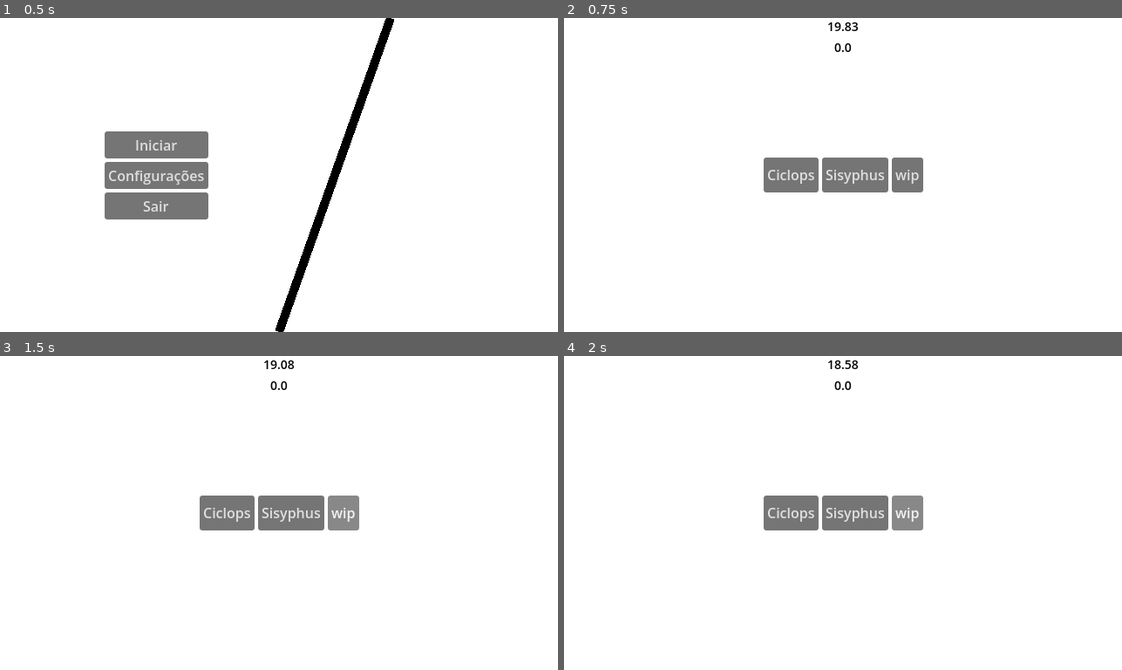
Above: before the commit, frames 1-4 (two rows, left to right).
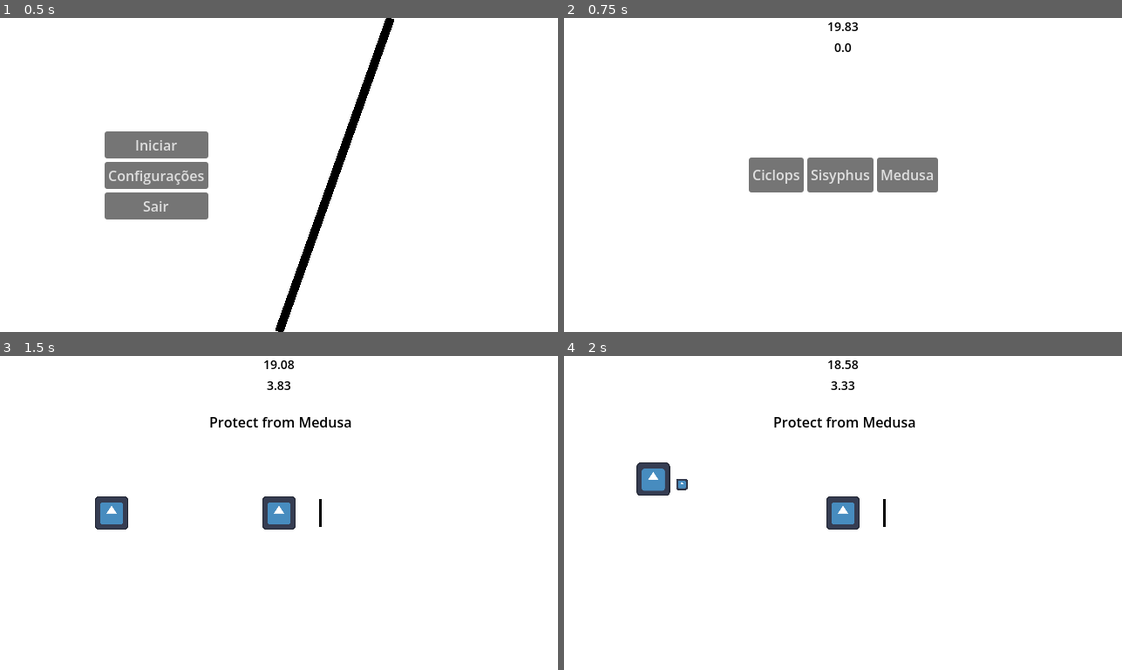
Above: after the commit, the same moments.

Repository: Magistratus-Studio/gmtk
Game: Godot game, scene res://Cenas/minigame_manager_scene.tscn
The game is run twice, just before and just after one commit, with the same random seed, the same clock (stepped at 60 frames per second) and the same inputs. The engine's default icon, where the game draws it, is replaced by a stand-in: a white triangle on a blue panel in a dark square.
Inputs:
- Up to frame 1 (0.5 s): no input
- Up to frame 2 (0.75 s): click "Iniciar" at 0.5 s
- Up to frame 3 (1.5 s): click "wip" (after the commit: "Medusa") at 1.25 s
- Up to frame 4 (2 s): no input

Frame 1 is identical in both runs. In frame 2, 1.4% of the frame differs, in the area x 33-68%, y 44-56%; in frame 3, 4.1%; in frame 4, 4.2%, in the area x 12-65%, y 8-56%.

Commit message:
feat: minigame medusa

Diff:
--- /dev/null
+++ b/gmtk/Cenas/Minijogos/Medusa/Medusa.tscn
@@ -0,0 +1,101 @@
+[gd_scene format=3 uid="uid://d2yt5lwvfw3uh"]
+
+[ext_resource type="Script" uid="uid://y1422xvabbvs" path="res://Cenas/Minijogos/Medusa/medusa.gd" id="1_vyocy"]
+[ext_resource type="Texture2D" uid="uid://bc1ayuixxupfe" path="res://icon.svg" id="2_lw5el"]
+[ext_resource type="PackedScene" uid="uid://6410gl83k8s7" path="res://Cenas/Minijogos/Medusa/disparo.tscn" id="2_mg0gg"]
+
+[sub_resource type="LabelSettings" id="LabelSettings_lw5el"]
+font_color = Color(0, 0, 0, 1)
+
+[sub_resource type="SegmentShape2D" id="SegmentShape2D_otrat"]
+a = Vector2(160, -53)
+b = Vector2(160, 53)
+
+[sub_resource type="RectangleShape2D" id="RectangleShape2D_otrat"]
+size = Vector2(106.666664, 133.33337)
+
+[node name="Medusa" type="Control" unique_id=151856692 node_paths=PackedStringArray("perseu", "medusa", "timer_medusa", "area_medusa")]
+layout_mode = 3
+anchors_preset = 15
+anchor_right = 1.0
+anchor_bottom = 1.0
+grow_horizontal = 2
+grow_vertical = 2
+script = ExtResource("1_vyocy")
+perseu = NodePath("Perseu")
+medusa = NodePath("Medusa")
+disparo = ExtResource("2_mg0gg")
+timer_medusa = NodePath("TimerMedusa")
+area_medusa = NodePath("AreaMedusa")
+metadata/_custom_type_script = "uid://brfp8a3wxvhfk"
+
+[node name="Fundo" type="ColorRect" parent="." unique_id=1027373390]
+layout_mode = 1
+anchors_preset = 15
+anchor_right = 1.0
+anchor_bottom = 1.0
+grow_horizontal = 2
+grow_vertical = 2
+
+[node name="Titulo" type="Label" parent="." unique_id=1843177564]
+layout_mode = 1
+anchors_preset = -1
+anchor_left = 0.375
+anchor_top = 0.17777778
+anchor_right = 0.664375
+anchor_bottom = 0.24177778
+offset_right = -21.200012
+offset_bottom = -0.040000916
+text = "Protect from Medusa"
+label_settings = SubResource("LabelSettings_lw5el")
+metadata/_edit_use_anchors_ = true
+
+[node name="Perseu" type="Sprite2D" parent="." unique_id=807745955]
+position = Vector2(320, 180)
+scale = Vector2(0.3, 0.3)
+texture = ExtResource("2_lw5el")
+
+[node name="Line2D" type="Line2D" parent="Perseu" unique_id=1640501883]
+points = PackedVector2Array(160, -53, 160, 53)
+default_color = Color(0, 0, 0, 1)
+
+[node name="ColisaoBarreira" type="Area2D" parent="Perseu/Line2D" unique_id=726236986]
+collision_layer = 4
+collision_mask = 2
+
+[node name="CollisionShape2D" type="CollisionShape2D" parent="Perseu/Line2D/ColisaoBarreira" unique_id=1100998604]
+shape = SubResource("SegmentShape2D_otrat")
+
+[node name="ColisaoPerseu" type="Area2D" parent="Perseu" unique_id=1644973493]
+collision_mask = 2
+
+[node name="CollisionShape2D" type="CollisionShape2D" parent="Perseu/ColisaoPerseu" unique_id=1404696165]
+position = Vector2(0, -6.1035156e-05)
+shape = SubResource("RectangleShape2D_otrat")
+
+[node name="Medusa" type="Sprite2D" parent="." unique_id=767453680]
+position = Vector2(128, 180.00002)
+scale = Vector2(0.3, 0.3)
+texture = ExtResource("2_lw5el")
+
+[node name="TimerMedusa" type="Timer" parent="." unique_id=857890736]
+wait_time = 0.5
+autostart = true
+
+[node name="AreaMedusa" type="Control" parent="." unique_id=1451875553]
+layout_mode = 1
+anchors_preset = 8
+anchor_left = 0.5
+anchor_top = 0.5
+anchor_right = 0.5
+anchor_bottom = 0.5
+offset_left = -192.0
+offset_top = -180.0
+offset_right = 192.0
+offset_bottom = 180.0
+grow_horizontal = 2
+grow_vertical = 2
+
+[connection signal="area_entered" from="Perseu/Line2D/ColisaoBarreira" to="." method="_on_colisao_barreira_area_entered"]
+[connection signal="area_entered" from="Perseu/ColisaoPerseu" to="." method="_on_colisao_perseu_area_entered"]
+[connection signal="timeout" from="TimerMedusa" to="." method="_on_timer_medusa_timeout"]
--- /dev/null
+++ b/gmtk/Cenas/Minijogos/Medusa/disparo.gd
@@ -0,0 +1,8 @@
+extends Sprite2D
+
+var perseu: Sprite2D
+@export var velociadade: float = 200.0
+
+func _process(delta: float) -> void:
+	var direcao: Vector2 = global_position.direction_to(perseu.global_position)
+	global_position += direcao * velociadade * delta
--- /dev/null
+++ b/gmtk/Cenas/Minijogos/Medusa/disparo.tscn
@@ -0,0 +1,22 @@
+[gd_scene format=3 uid="uid://6410gl83k8s7"]
+
+[ext_resource type="Texture2D" uid="uid://bc1ayuixxupfe" path="res://icon.svg" id="1_jsq7x"]
+[ext_resource type="Script" uid="uid://bsh0fe6vnoikh" path="res://Cenas/Minijogos/Medusa/disparo.gd" id="2_vyudc"]
+
+[sub_resource type="RectangleShape2D" id="RectangleShape2D_otrat"]
+size = Vector2(160.00003, 160.00003)
+
+[node name="Disparo" type="Sprite2D" unique_id=673553500 groups=["disparos"]]
+scale = Vector2(0.1, 0.1)
+texture = ExtResource("1_jsq7x")
+script = ExtResource("2_vyudc")
+
+[node name="Area2D" type="Area2D" parent="." unique_id=2121215915 groups=["disparos"]]
+collision_layer = 2
+collision_mask = 5
+
+[node name="CollisionShape2D" type="CollisionShape2D" parent="Area2D" unique_id=2047043831 groups=["disparos"]]
+scale = Vector2(0.99999964, 0.99999964)
+shape = SubResource("RectangleShape2D_otrat")
+
+[connection signal="area_entered" from="Area2D" to="." method="_on_area_2d_area_entered"]
--- /dev/null
+++ b/gmtk/Cenas/Minijogos/Medusa/medusa.gd
@@ -0,0 +1,55 @@
+extends MinigameBase
+
+@export var perseu: Sprite2D
+@export var medusa: Sprite2D
+@export var disparo: PackedScene
+@export var timer_medusa: Timer
+@export var area_medusa: Control
+
+var venceu: bool = true
+
+func iniciar() -> void:
+	super.iniciar()
+
+func verificar_sucesso() -> bool:
+	if venceu:
+		minigame_concluido.emit(true)
+		return true
+	minigame_concluido.emit(false)
+	return false
+
+func posicao_aleatoria() -> Vector2:
+	var tamanho_tela: Vector2 = get_viewport_rect().size
+	var posicao: Vector2 = Vector2.ZERO
+	var distancia_segura: float = 200.0
+	var tentativas: int = 0
+	var max_tentativas: int = 100
+	posicao = Vector2(randf_range(0, tamanho_tela.x), randf_range(0, tamanho_tela.y))
+	while posicao.distance_to(perseu.global_position) < distancia_segura:
+		posicao = Vector2(randf_range(0, tamanho_tela.x), randf_range(0, tamanho_tela.y))
+		tentativas += 1
+		if tentativas >= max_tentativas:
+			posicao = Vector2(104, 240)
+			break
+	return posicao
+
+func _process(_delta: float) -> void:
+	if venceu:
+		perseu.look_at(get_global_mouse_position())
+
+func _on_timer_medusa_timeout() -> void:
+	var novo_disparo: Sprite2D = disparo.instantiate()
+	novo_disparo.perseu = perseu
+	medusa.global_position = posicao_aleatoria()
+	novo_disparo.global_position = medusa.global_position
+	add_child(novo_disparo)
+
+func _on_colisao_barreira_area_entered(area: Area2D) -> void:
+	if area.is_in_group("disparos"):
+		area.get_parent().queue_free()
+
+func _on_colisao_perseu_area_entered(area: Area2D) -> void:
+	if area.is_in_group("disparos"):
+		area.get_parent().queue_free()
+		timer_medusa.stop()
+		venceu = false
--- a/gmtk/Cenas/seletor_caminho.tscn
+++ b/gmtk/Cenas/seletor_caminho.tscn
@@ -3,6 +3,7 @@
 [ext_resource type="Script" uid="uid://bfbam7k6blmos" path="res://Scripts/seletor_caminho.gd" id="1_xfh7h"]
 [ext_resource type="PackedScene" uid="uid://5hx0nq0gfwen" path="res://Cenas/Minijogos/Ciclope/ciclope.tscn" id="3_hej73"]
 [ext_resource type="PackedScene" uid="uid://d1qeky4720sqw" path="res://Cenas/Minijogos/Sisifo/Sisifo.tscn" id="3_nc73i"]
+[ext_resource type="PackedScene" uid="uid://d2yt5lwvfw3uh" path="res://Cenas/Minijogos/Medusa/Medusa.tscn" id="4_hej73"]
 
 [node name="SeletorCaminho" type="Control" unique_id=188329596 groups=["seletor"]]
 layout_mode = 3
@@ -14,6 +15,7 @@
 script = ExtResource("1_xfh7h")
 sisifus = ExtResource("3_nc73i")
 ciclope = ExtResource("3_hej73")
+medusa = ExtResource("4_hej73")
 
 [node name="Fundo" type="ColorRect" parent="." unique_id=155421700]
 layout_mode = 1
@@ -47,8 +49,9 @@
 
 [node name="Button3" type="Button" parent="HBoxContainer" unique_id=1277553636]
 layout_mode = 2
-text = "wip"
+text = "Medusa"
 
 [connection signal="tree_exited" from="." to="." method="_on_tree_exited"]
 [connection signal="pressed" from="HBoxContainer/Button" to="." method="_on_button_pressed"]
 [connection signal="pressed" from="HBoxContainer/Button2" to="." method="_on_button_2_pressed"]
+[connection signal="pressed" from="HBoxContainer/Button3" to="." method="_on_button_3_pressed"]
--- a/gmtk/Scripts/seletor_caminho.gd
+++ b/gmtk/Scripts/seletor_caminho.gd
@@ -3,10 +3,13 @@
 signal minigame_selecionado(minigame: PackedScene)
 @export var sisifus: PackedScene
 @export var ciclope: PackedScene
+@export var medusa: PackedScene
 
 func _on_button_2_pressed() -> void:
 	minigame_selecionado.emit(sisifus)
 
-
 func _on_button_pressed() -> void:
 	minigame_selecionado.emit(ciclope)
+
+func _on_button_3_pressed() -> void:
+	minigame_selecionado.emit(medusa)
--- a/gmtk/project.godot
+++ b/gmtk/project.godot
@@ -27,6 +27,7 @@
 
 minigame="minigame atualmente carregado"
 seletor=""
+disparos=""
 
 [physics]
 
Not shown, added: gmtk/Cenas/Minijogos/Medusa/disparo.gd.uid
Not shown, added: gmtk/Cenas/Minijogos/Medusa/medusa.gd.uid
